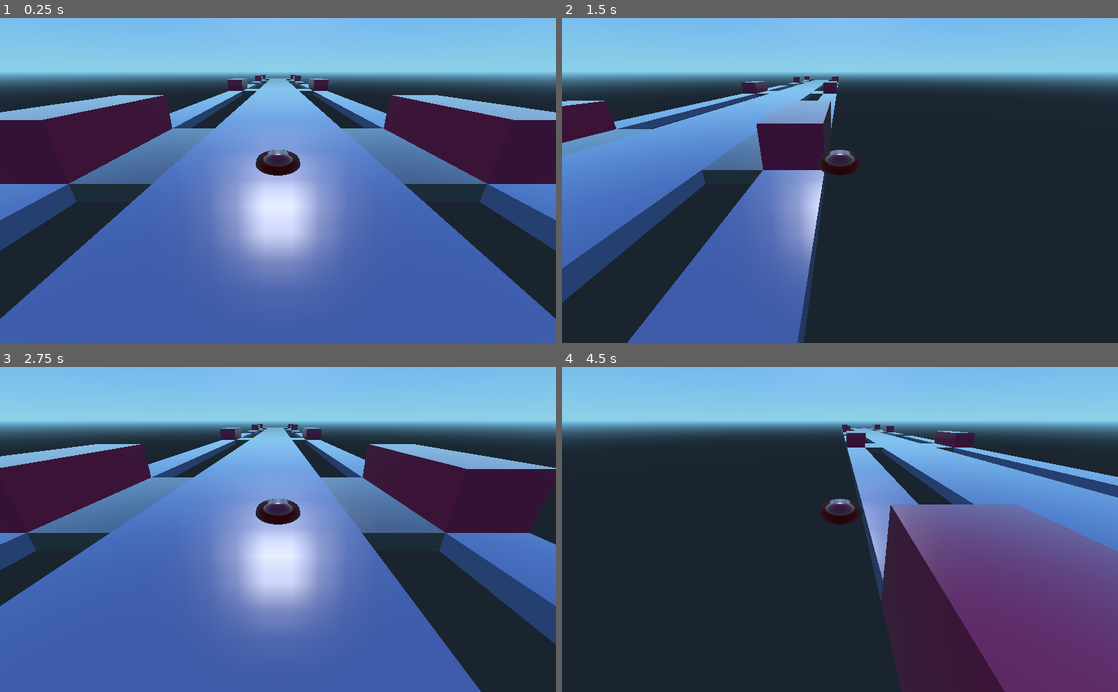
Above: before the commit, frames 1-4 (two rows, left to right).
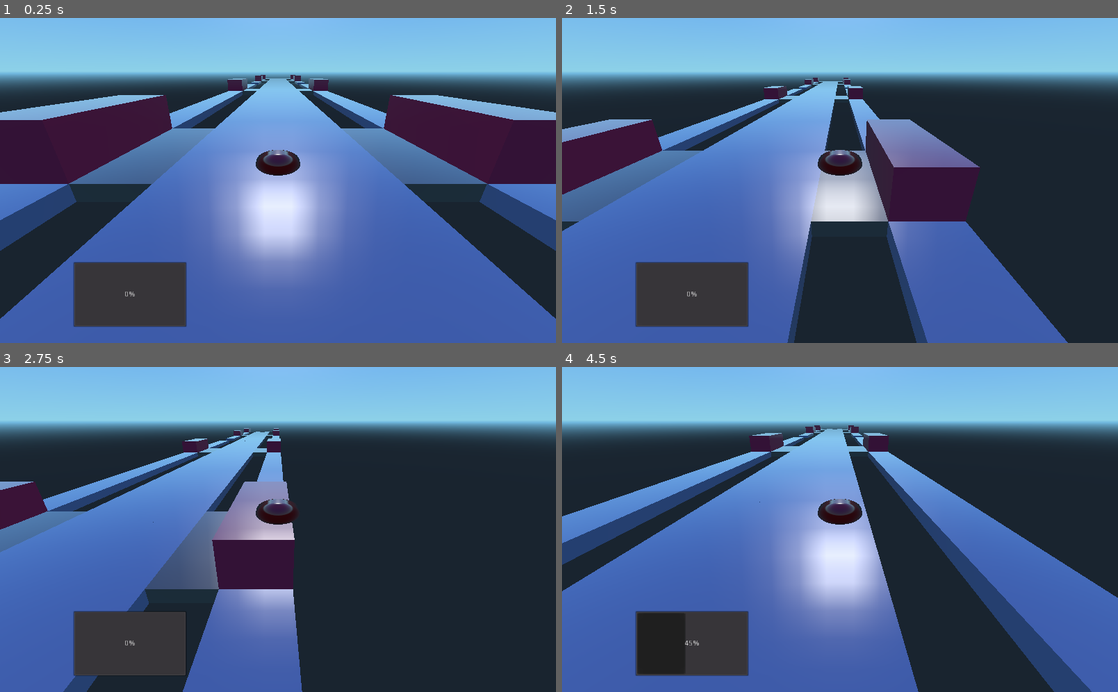
Above: after the commit, the same moments.

Repository: anantn/skyroads
Game: Godot game, scene res://scenes/Main.tscn
Two runs of this game, one before a commit and one after it. Both use one fixed random seed, a clock stepped at 60 frames per second and the inputs below.
Inputs:
- Up to frame 1 (0.25 s): no input
- Up to frame 2 (1.5 s): tap Enter at 0.5 s; hold Right (ui_right) 0.53-1.28 s; hold Space (ui_select) 0.53-1.28 s; hold Down (ui_down) from 1.28 s (still down); tap Space (ui_select) at 1.35 s
- Up to frame 3 (2.75 s): tap Space (ui_select) at 1.52, 1.82 s; release Down (ui_down) at 2.03 s; hold Right (ui_right) from 2.03 s (still down); hold Space (ui_select) from 2.03 s (still down)
- Up to frame 4 (4.5 s): release Right (ui_right) at 2.78 s; release Space (ui_select) at 2.78 s; hold Up (ui_up) 2.78-3.53 s; tap Space (ui_select) at 2.85, 3.02, 3.32, 4.35 s; hold Space (ui_select) 3.53-4.28 s; hold Left (ui_left) from 3.53 s (still down)

The runs differ from the first frame. In frame 1, 4.1% of the frame differs, in the area x 13-34%, y 75-96%; in frame 2, 38%; in frame 3, 49%; in frame 4, 68%, in the area x 0-100%, y 17-100%.

Commit message:
Simple GUI and changes to control scheme

Diff:
--- a/game/scenes/Half.tscn
+++ b/game/scenes/Half.tscn
@@ -63,11 +63,11 @@
 
 points = PoolVector3Array( -1, 1, 1, 1, 1, -1, 1, 1, 1, -1, 1, -1, -1, -1, 1, 1, -1, -1, 1, -1, 1, -1, -1, -1, 1, 1, 1, -1, 1, -1, 1, 1, -1, -1, 1, 1, 1, -1, 1, -1, -1, -1, 1, -1, -1, -1, -1, 1, 1, 1, 1, -1, -1, 1, -1, 1, 1, 1, -1, 1, 1, 1, -1, -1, -1, -1, -1, 1, -1, 1, -1, -1 )
 
-[node name="Spatial" type="Spatial"]
+[node name="Spatial" type="Spatial" index="0"]
 
 [node name="MeshInstance" type="MeshInstance" parent="." index="0"]
 
-transform = Transform( 1, 0, 0, 0, 0.5, 0, 0, 0, 3, 0, 0.5, 0 )
+transform = Transform( 1, 0, 0, 0, 0.75, 0, 0, 0, 3, 0, 0.5, 0 )
 layers = 1
 material_override = null
 cast_shadow = 1
--- a/game/scenes/Main.tscn
+++ b/game/scenes/Main.tscn
@@ -3,9 +3,51 @@
 [ext_resource path="res://scenes/Ship.tscn" type="PackedScene" id=1]
 [ext_resource path="res://scenes/Level.tscn" type="PackedScene" id=2]
 
-[node name="Spatial" type="Spatial" index="0"]
+[node name="Spatial" type="Spatial"]
 
-[node name="Ship" parent="." index="0" instance=ExtResource( 1 )]
+[node name="Control" type="Control" parent="." index="0"]
+
+anchor_left = 0.0
+anchor_top = 0.0
+anchor_right = 0.0
+anchor_bottom = 0.0
+margin_left = 135.0
+margin_top = 450.0
+margin_right = 915.0
+margin_bottom = 600.0
+rect_pivot_offset = Vector2( 0, 0 )
+rect_clip_content = false
+mouse_filter = 0
+mouse_default_cursor_shape = 0
+size_flags_horizontal = 1
+size_flags_vertical = 1
+_sections_unfolded = [ "Hint", "Rect" ]
+
+[node name="ProgressBar" type="ProgressBar" parent="Control" index="0"]
+
+anchor_left = 0.0
+anchor_top = 0.0
+anchor_right = 0.0
+anchor_bottom = 0.0
+margin_right = 209.0
+margin_bottom = 121.0
+rect_pivot_offset = Vector2( 0, 0 )
+rect_clip_content = false
+mouse_filter = 0
+mouse_default_cursor_shape = 0
+size_flags_horizontal = 1
+size_flags_vertical = 0
+min_value = 0.0
+max_value = 100.0
+step = 1.0
+page = 0.0
+value = 0.0
+exp_edit = false
+rounded = false
+percent_visible = true
+_sections_unfolded = [ "Percent" ]
+
+[node name="Ship" parent="." index="1" instance=ExtResource( 1 )]
 
 transform = Transform( 0.5, 0, 0, 0, 0.25, 0, 0, 0, 0.25, 1, 1, -15 )
 
@@ -26,4 +68,4 @@
 far = 100.0
 _sections_unfolded = [ "Transform" ]
 
-[node name="Spatial" parent="." index="1" instance=ExtResource( 2 )]
+[node name="Spatial" parent="." index="2" instance=ExtResource( 2 )]
--- a/game/scripts/Ship.gd
+++ b/game/scripts/Ship.gd
@@ -1,8 +1,16 @@
 extends KinematicBody
 
-var speed = 10
+var speed = 0
 var gravity = -20
 var velocity = Vector3()
+
+func is_near_floor():
+	if is_on_floor():
+		return true
+	var y = get_global_transform().origin.y
+	if y < 2 and y > 0:
+		return true
+	return false
 
 func _physics_process(delta):
 	var direction = Vector3()
@@ -11,18 +19,21 @@
 	if Input.is_action_pressed("ui_right"):
 		direction.x += 1
 	if Input.is_action_pressed("ui_up"):
-		direction.z -= 1
+		if speed < 100:
+			speed += 1
+			$"../Control/ProgressBar".value = speed
 	if Input.is_action_pressed("ui_down"):
-		direction.z += 1
+		if speed > 0:
+			speed -= 1
+			$"../Control/ProgressBar".value = speed
 
-	direction = direction.normalized() * speed
+	velocity.x = direction.normalized().x * 5
 	velocity.y += gravity * delta
-	velocity.x = direction.x
-	velocity.z = direction.z
+	velocity.z = -(speed * 10 * delta)
 	velocity = move_and_slide(velocity, Vector3(0,1,0))
 
-	if is_on_floor() and Input.is_action_just_pressed("ui_select"):
-		velocity.y = 10
+	if is_on_floor() and Input.is_action_pressed("ui_select"):
+		velocity.y = 7
 
 func _process(delta):
 	var pos = get_global_transform().origin
